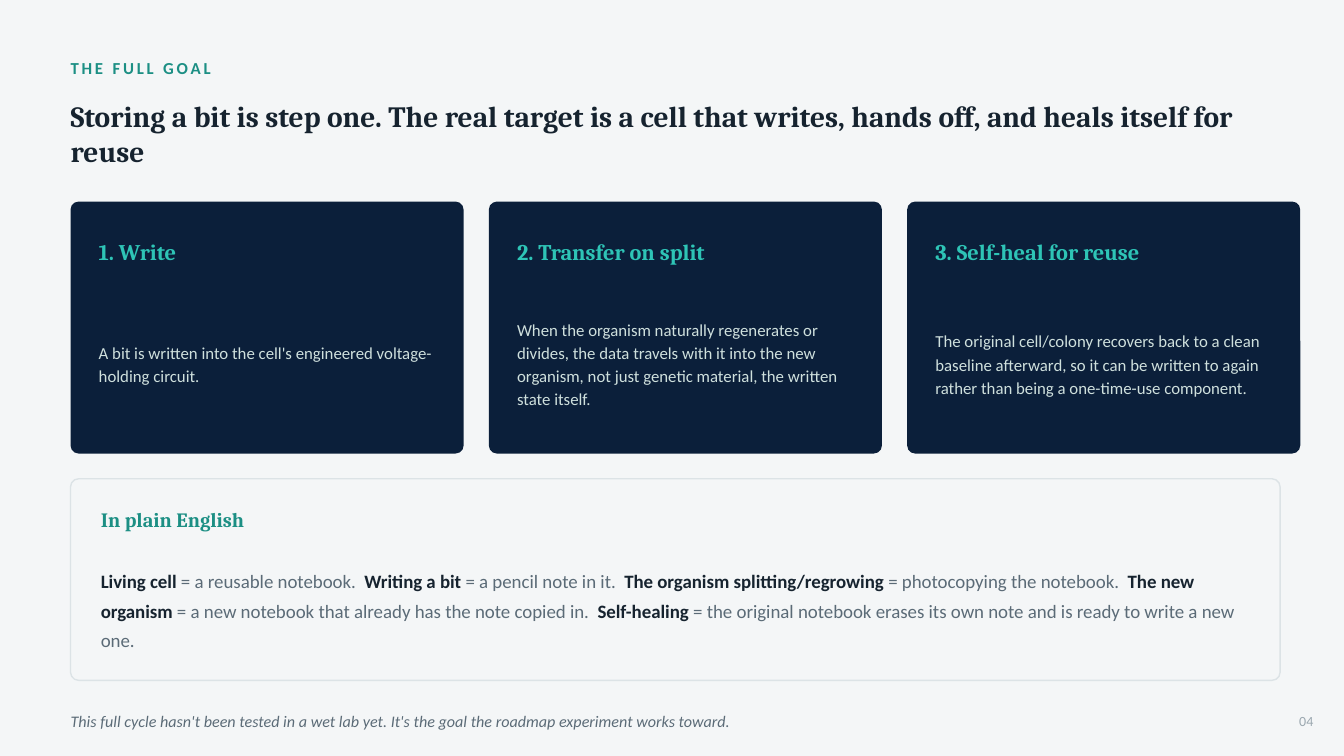
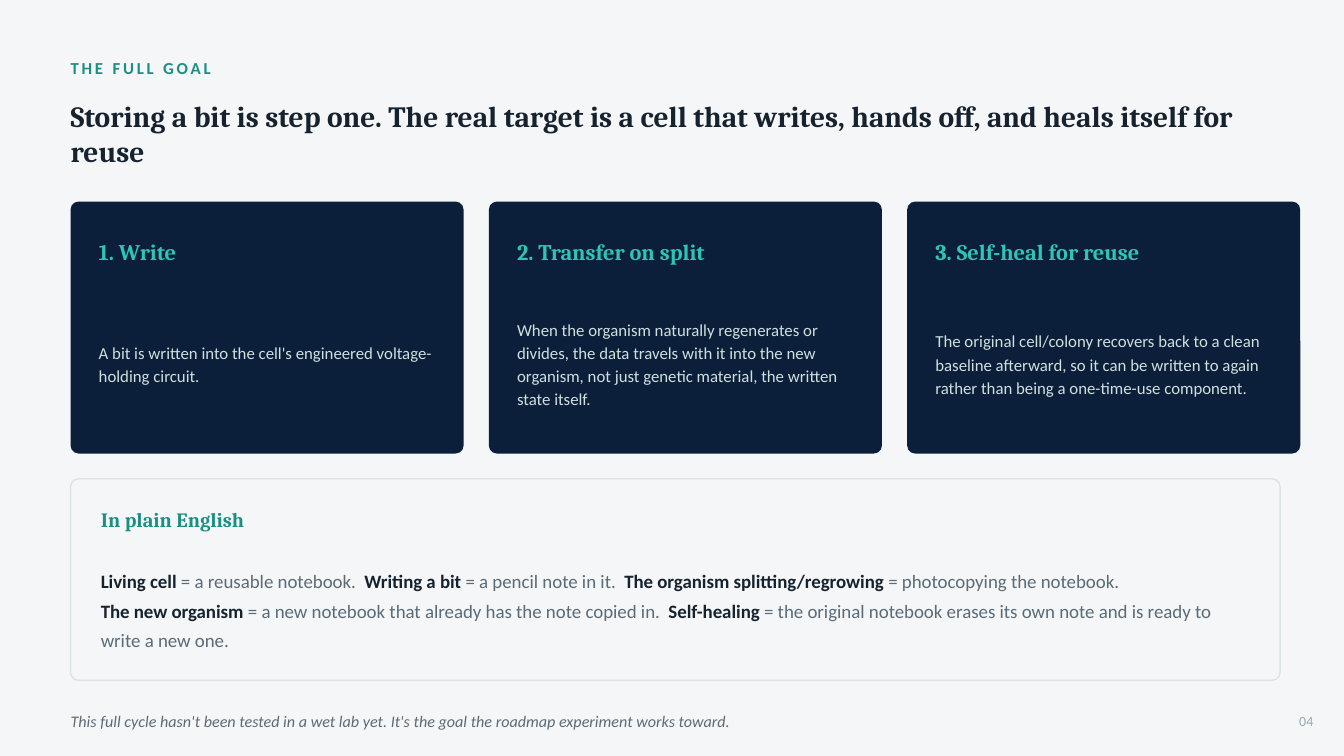
Before and after one commit to rewired89/Acheron, a slide deck: slide 4 of docs/pitch/Acheron_Pitch_Deck.pptx. Drawn at 1344x756 pixels with LibreOffice and Linux fonts; fonts in the diff are those of the drawing. Boxes give left, top, right and bottom in pixels: in the first picture for what was removed or moved away, otherwise in the second. Text is boxed around its words. In the diff, an @@ line names an element or a change of style, - is before the commit and + after.

```diff
--- a/docs/pitch/Acheron_Pitch_Deck.pptx
+++ b/docs/pitch/Acheron_Pitch_Deck.pptx
@@ text at [101,574,1211,647]: text changed @@
-Living cell = a reusable notebook. Writing a bit = a pencil note in it. The organism splitting/regrowing = photocopying the notebook. The new organism = a new notebook that already has the note copied in. Self-healing = the original notebook erases its own note and is ready to write a new one.
+Living cell = a reusable notebook. Writing a bit = a pencil note in it. The organism splitting/regrowing = photocopying the notebook.
+The new organism = a new notebook that already has the note copied in. Self-healing = the original notebook erases its own note and is ready to write a new one.
```
Also in this commit, not shown: 2 other slides changed, 1 other file.
